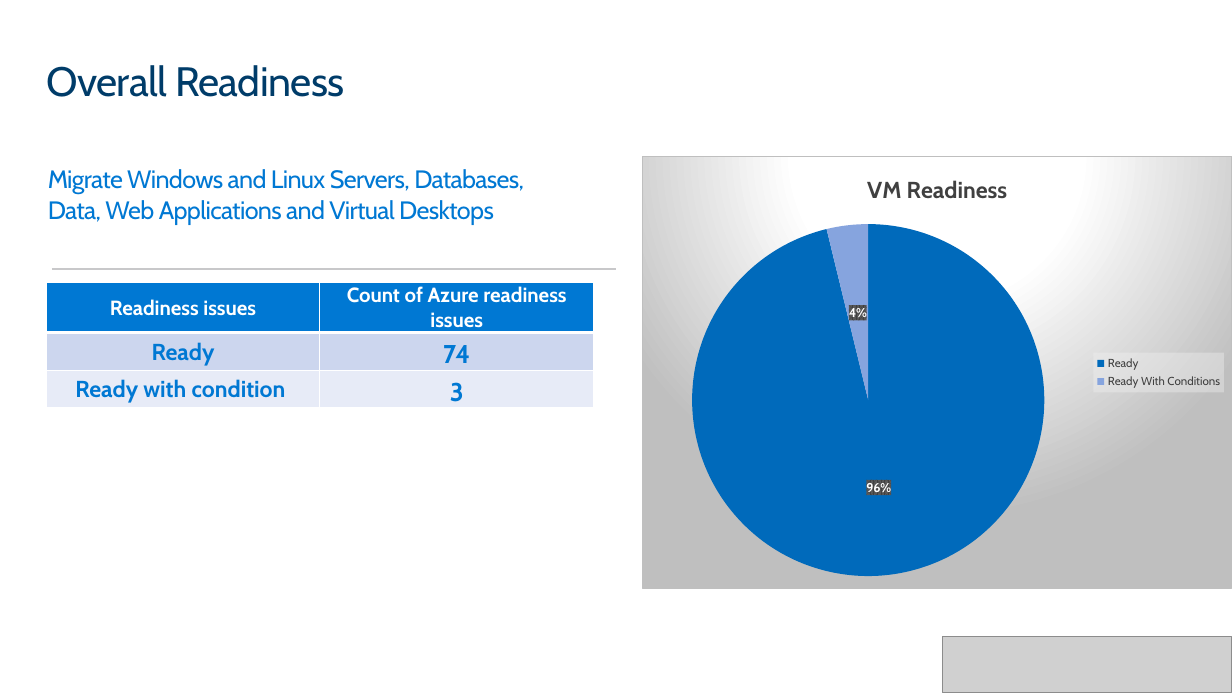
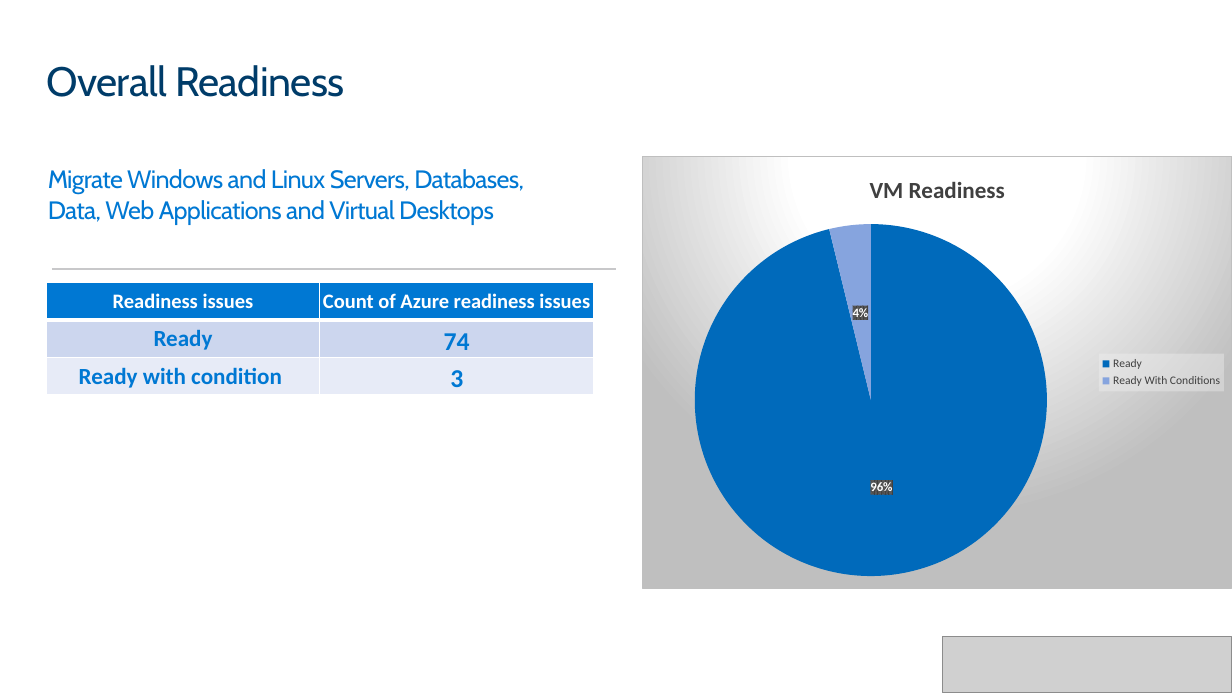
Before and after one commit to upendra25312/Cloud-Readiness-accelearator, a slide deck: slide 9 of Templates/executive-reporting/ms-solution-assessment.pptx. Drawn at 1232x693 pixels with LibreOffice and Linux fonts; fonts in the diff are those of the drawing; grey boxes stand for pictures; background and template pictures are left out. Boxes give left, top, right and bottom in pixels: in the first picture for what was removed or moved away, otherwise in the second. Text is boxed around its words. In the diff, an @@ line names an element or a change of style, - is before the commit and + after.

```diff
--- a/Templates/executive-reporting/ms-solution-assessment.pptx
+++ b/Templates/executive-reporting/ms-solution-assessment.pptx
@@ pie chart at [642,155,1232,589] @@
@@ data labels of Series 1 changed @@
@@ legend changed @@
@@ lettering changed @@
@@ table at [46,283,593,408] @@
@@ font Cabin to Calibri @@
```
Also in this commit, not shown: 11 other slides changed, 18 other files.
